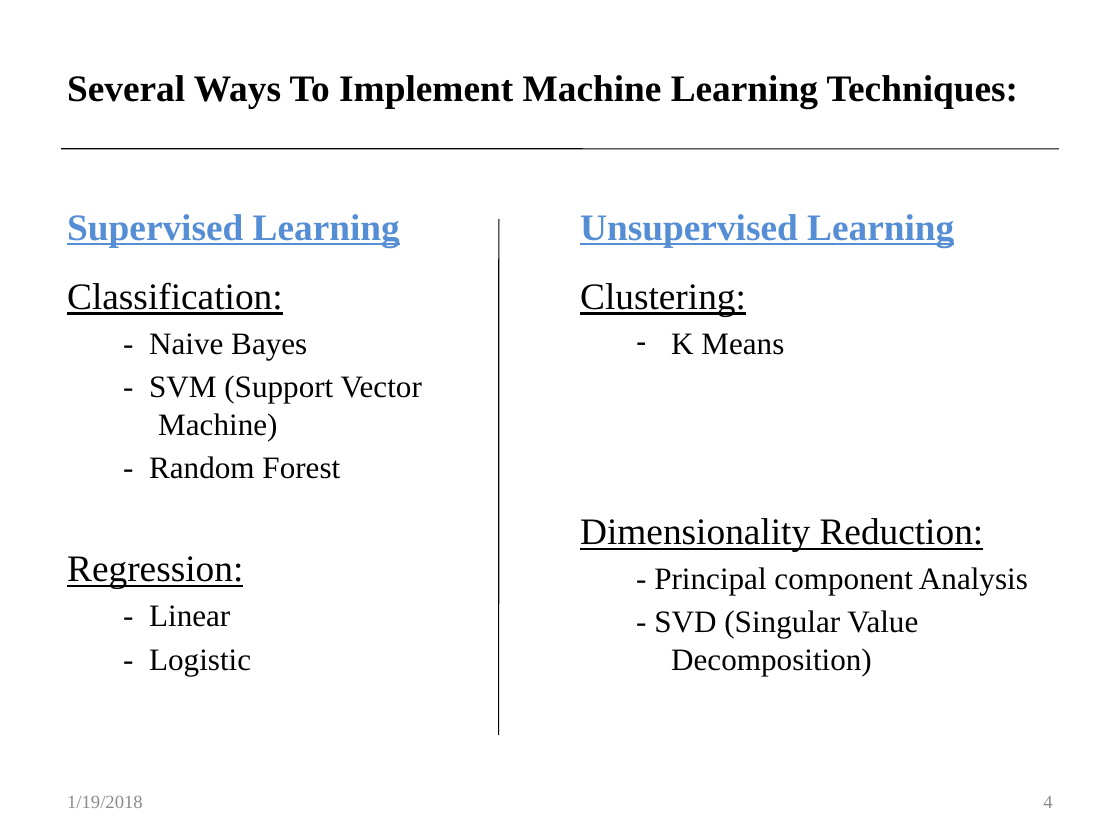
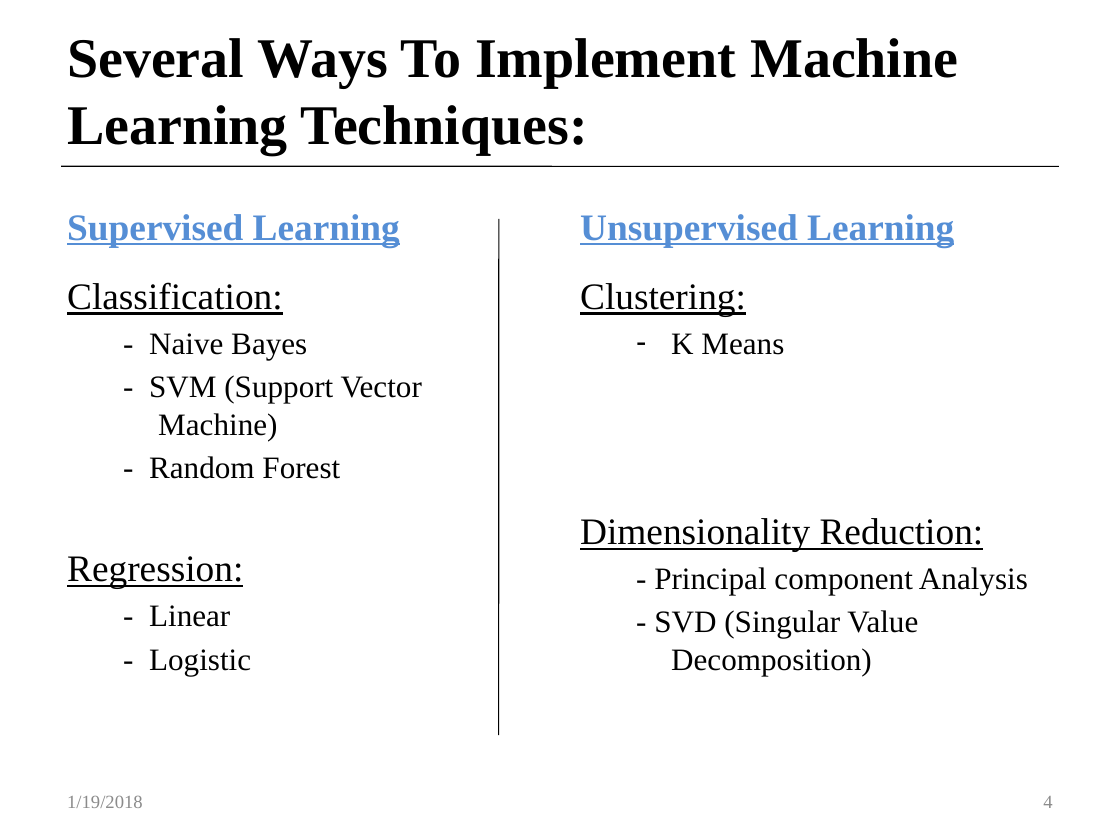
Before and after one commit to Customer-Churn-Prediction/Project-Machine-Learning, a slide deck: slide 4 of Customer Churn Prediction In Telecom Industry.pptx. Drawn at 1120x840 pixels with LibreOffice and Linux fonts; fonts in the diff are those of the drawing. Boxes give left, top, right and bottom in pixels: in the first picture for what was removed or moved away, otherwise in the second. Text is boxed around its words. In the diff, an @@ line names an element or a change of style, - is before the commit and + after.

```diff
--- a/Customer Churn Prediction In Telecom Industry.pptx
+++ b/Customer Churn Prediction In Telecom Industry.pptx
@@ title "Several Ways To Implement Machine ..." at [67,38,958,155]: size 24 to 36 pt @@
@@ line moved from (62, 149) - (1058, 149) to (62, 166) - (1058, 167) @@
```
Also in this commit, not shown: 14 other slides changed.
